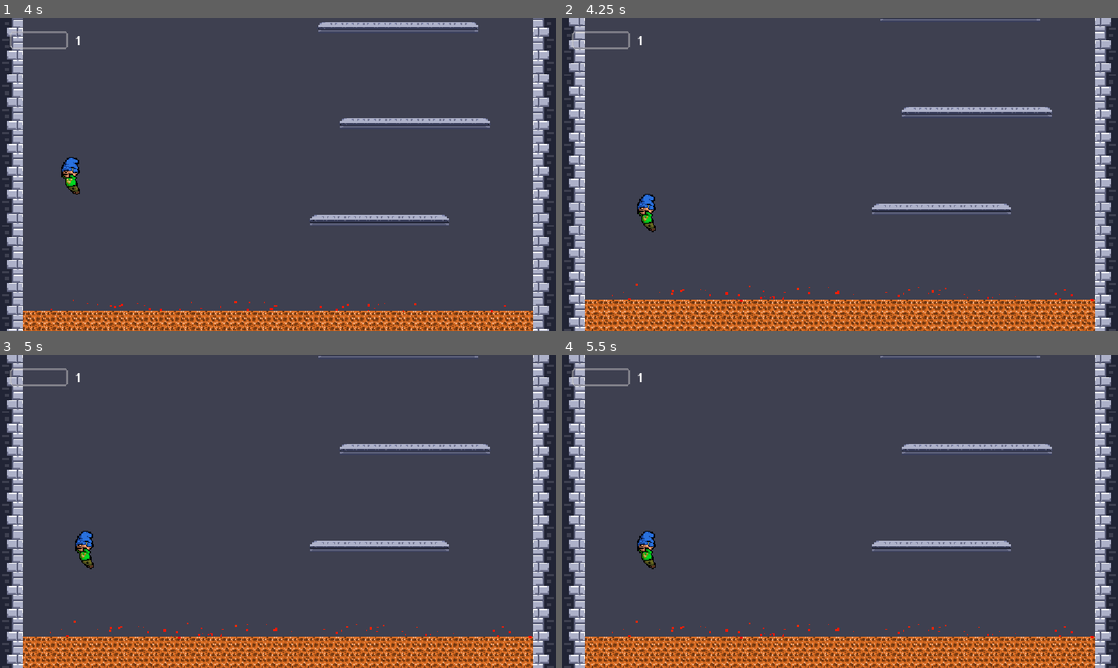
Above: before the commit, frames 1-4 (two rows, left to right).
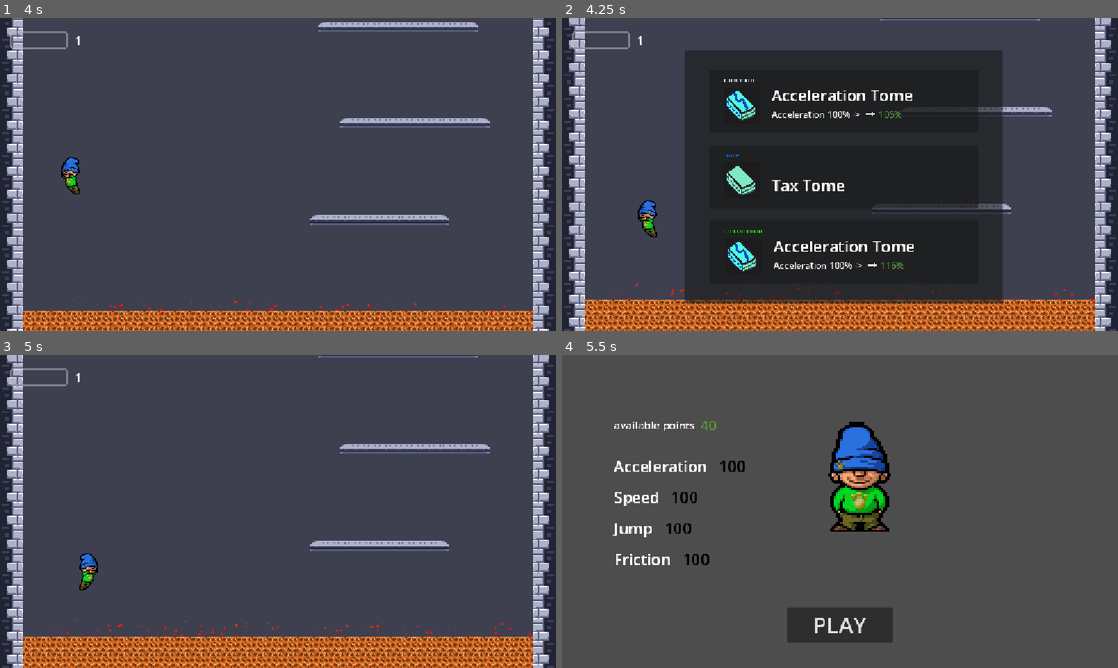
Above: after the commit, the same moments.

Repository: DoktorZnak/ice-tower-dz
Game: Godot game, scene res://scenes/main/main.tscn
The game is run twice, just before and just after one commit, with the same random seed, the same clock (stepped at 60 frames per second) and the same inputs.
Inputs:
- Up to frame 1 (4 s): hold D (right) 0.53-2.03 s; tap Space (jump) at 0.6, 0.77, 1.07, 1.35, 1.52, 1.82, 2.1, 2.85, 3.02, 3.32, 3.6, 3.77 s; hold A (left) from 2.03 s (still down)
- Up to frame 2 (4.25 s): keep holding A (left); tap Space (jump) at 4.07 s; tap P (pause) at 4.15 s
- Up to frame 3 (5 s): release A (left) at 4.28 s; hold D (right) from 4.28 s (still down); tap Space (jump) at 4.35, 4.52, 4.82 s; tap Escape (unpause, bound only after the commit) at 4.9 s
- Up to frame 4 (5.5 s): keep holding D (right); tap Space (jump) at 5.1 s

Frame 1 is identical in both runs. In frame 2, 46% of the frame differs, in the area x 13-80%, y 10-92%; in frame 3, 0.6%; in frame 4, 25%.

Commit message:
pause and unpause

Diff:
--- a/project.godot
+++ b/project.godot
@@ -66,6 +66,11 @@
 "events": [Object(InputEventKey,"resource_local_to_scene":false,"resource_name":"","device":-1,"window_id":0,"alt_press …(192 unchanged characters)…
 ]
 }
+unpause={
+"deadzone": 0.2,
+"events": [Object(InputEventKey,"resource_local_to_scene":false,"resource_name":"","device":-1,"window_id":0,"alt_pressed":false,"shift_pressed":false,"ctrl_pressed":false,"meta_pressed":false,"pressed":false,"keycode":0,"physical_keycode":4194305,"key_label":0,"unicode":0,"location":0,"echo":false,"script":null)
+]
+}
 
 [layer_names]
 
--- a/scenes/_partials/upgrade_cards/upgrade_card/upgrade_card.gd
+++ b/scenes/_partials/upgrade_cards/upgrade_card/upgrade_card.gd
@@ -21,7 +21,7 @@
 	if tome_type == 'tax':
 		%TomeNameLabel.set('text', "Tax Tome")
 		%StatsContainer.set('visible', false)
-		return # Exit early
+		return
 
 	var player_stat = GameManager.players_stats[tome_type]
 	var current_value = player_stat.value
@@ -39,5 +39,5 @@
 	return 0
 
 
-func _ready() -> void:
+func setup(): # needs to be executed from parent node
 	setup_tome_ui()
--- a/scenes/_partials/upgrade_cards/upgrade_card/upgrade_card.tscn
+++ b/scenes/_partials/upgrade_cards/upgrade_card/upgrade_card.tscn
@@ -1,6 +1,6 @@
 [gd_scene format=3 uid="uid://5pi2nt3aspsm"]
 
-[ext_resource type="Texture2D" uid="uid://bhr30wjaew4dp" path="res://assets/tomes/accelerate-tome.png" id="1_f36hs"]
+[ext_resource type="Texture2D" uid="uid://bhr30wjaew4dp" path="res://assets/tomes/acc-tome.png" id="1_f36hs"]
 [ext_resource type="Script" uid="uid://bg5adbfoy0tve" path="res://scenes/_partials/upgrade_cards/upgrade_card/upgrade_card.gd" id="1_qy4wi"]
 [ext_resource type="Texture2D" uid="uid://nnlty000hfev" path="res://assets/arrow-right.png" id="2_f2t78"]
 
@@ -13,10 +13,10 @@
 script = ExtResource("1_qy4wi")
 
 [node name="MarginContainer" type="MarginContainer" parent="." unique_id=1386269740]
-custom_minimum_size = Vector2(450, 0)
+custom_minimum_size = Vector2(550, 0)
 layout_mode = 2
 theme_override_constants/margin_left = 30
-theme_override_constants/margin_top = 5
+theme_override_constants/margin_top = 10
 theme_override_constants/margin_right = 30
 theme_override_constants/margin_bottom = 20
 
@@ -31,13 +31,19 @@
 [node name="RarityLabel" type="Label" parent="MarginContainer/HBoxContainer/VBoxContainer" unique_id=1890262351]
 unique_name_in_owner = true
 layout_mode = 2
+theme_override_font_sizes/font_size = 14
 text = "Common"
 
 [node name="PanelContainer" type="PanelContainer" parent="MarginContainer/HBoxContainer/VBoxContainer" unique_id=1222881874]
+custom_minimum_size = Vector2(75, 0)
 layout_mode = 2
+size_flags_horizontal = 4
+size_flags_vertical = 4
 
 [node name="MarginContainer" type="MarginContainer" parent="MarginContainer/HBoxContainer/VBoxContainer/PanelContainer" unique_id=1453196494]
 layout_mode = 2
+size_flags_horizontal = 4
+size_flags_vertical = 4
 theme_override_constants/margin_left = 5
 theme_override_constants/margin_top = 5
 theme_override_constants/margin_right = 5
@@ -51,7 +57,7 @@
 [node name="MarginContainer" type="MarginContainer" parent="MarginContainer/HBoxContainer" unique_id=1363142060]
 layout_mode = 2
 size_flags_vertical = 8
-theme_override_constants/margin_bottom = 10
+theme_override_constants/margin_bottom = 5
 
 [node name="VBoxContainer" type="VBoxContainer" parent="MarginContainer/HBoxContainer/MarginContainer" unique_id=844253238]
 layout_mode = 2
@@ -59,7 +65,7 @@
 [node name="TomeNameLabel" type="Label" parent="MarginContainer/HBoxContainer/MarginContainer/VBoxContainer" unique_id=921523065]
 unique_name_in_owner = true
 layout_mode = 2
-theme_override_font_sizes/font_size = 24
+theme_override_font_sizes/font_size = 32
 text = "Acceleration Tome"
 
 [node name="StatsContainer" type="HBoxContainer" parent="MarginContainer/HBoxContainer/MarginContainer/VBoxContainer" unique_id=1608815088]
--- a/scenes/_partials/upgrade_cards/upgrade_card_old/upgrade_card.gd
+++ /dev/null
@@ -1,56 +0,0 @@
-extends Control
-
-@export_enum("tax","acc","maxspeed","jump","friction") var tome_type = 'tax'
-@export_enum("common", "uncommon", "rare") var tome_rarity: String = "common"
-
-# Unused local players_stats dictionary was removed to save memory
-
-var rarity_color = {
-	'common': '#FFFFFF',
-	'uncommon': '#1EFF00',
-	'rare': '#0070DD'
-}
-
-var new_value = 0
-
-# Visual Anchors: Fetching nodes once at the start is faster and safer
-@onready var rarity_label = %RarityLabel
-@onready var texture_rect = %TextureRect
-@onready var tome_name_label = %TomeNameLabel
-@onready var stats_hbox = %HBoxContainer
-@onready var current_state_label = %CurrentStateLabel
-@onready var new_state_label = %NewStateLabel
-
-func _ready() -> void:
-	setup_tome_ui()
-
-func setup_tome_ui() -> void:
-	# 1. Update Rarity UI
-	rarity_label.set("theme_override_colors/font_color", rarity_color[tome_rarity])
-	rarity_label.set("text", tome_rarity.to_pascal_case())
-
-	# 2. Update Texture
-	var texture_path = "res://assets/tomes/" + tome_type + "-tome.png"
-	texture_rect.set('texture', load(texture_path))
-
-	# 3. Handle 'Tax' Type
-	if tome_type == 'tax':
-		tome_name_label.set('text', "Tax Tome")
-		stats_hbox.set('visible', false)
-		return # Exit early so we don't need a massive 'else' block
-
-	# 4. Handle Stat Types
-	var player_stat = GameManager.players_stats[tome_type]
-	var current_value = player_stat.value
-	new_value = current_value + get_random_bonus_by_rarity()
-
-	tome_name_label.set('text', player_stat.label + " Tome")
-	current_state_label.set('text', player_stat.label + " " + str(current_value) + "% -> ")
-	new_state_label.set('text', str(new_value) + "%")
-
-func get_random_bonus_by_rarity() -> int:
-	match tome_rarity:
-		"common":   return randi_range(5, 15)
-		"uncommon": return randi_range(16, 30)
-		"rare":     return randi_range(31, 50)
-	return 0
--- a/scenes/_partials/upgrade_cards/upgrade_card_old/upgrade_card.tscn
+++ /dev/null
@@ -1,89 +0,0 @@
-[gd_scene format=3 uid="uid://c2c136gki0cf8"]
-
-[ext_resource type="Script" uid="uid://bvdrdfonjm61m" path="res://scenes/_partials/upgrade_cards/upgrade_card_old/upgrade_card.gd" id="1_5yaxb"]
-[ext_resource type="Texture2D" uid="uid://bhr30wjaew4dp" path="res://assets/tomes/accelerate-tome.png" id="2_kl26k"]
-[ext_resource type="Texture2D" uid="uid://nnlty000hfev" path="res://assets/arrow-right.png" id="3_bhc8t"]
-
-[sub_resource type="Theme" id="Theme_qy4wi"]
-
-[sub_resource type="Theme" id="Theme_ldha8"]
-
-[sub_resource type="Theme" id="Theme_soj8l"]
-
-[node name="UpgradeCard" type="Control" unique_id=75190192]
-layout_mode = 3
-anchors_preset = 15
-anchor_right = 1.0
-anchor_bottom = 1.0
-offset_left = -13.0
-offset_top = -8.0
-offset_right = -13.0
-offset_bottom = -8.0
-grow_horizontal = 2
-grow_vertical = 2
-size_flags_horizontal = 4
-script = ExtResource("1_5yaxb")
-
-[node name="PanelContainer" type="PanelContainer" parent="." unique_id=1870973097]
-layout_mode = 1
-offset_left = -211.0
-offset_top = -73.0
-offset_right = 201.0
-offset_bottom = 53.0
-
-[node name="RarityLabel" type="Label" parent="." unique_id=1248897447]
-layout_mode = 0
-offset_left = -191.0
-offset_top = -70.0
-offset_right = -120.0
-offset_bottom = -47.0
-text = "Common"
-
-[node name="PanelContainer2" type="PanelContainer" parent="." unique_id=863901321]
-layout_mode = 0
-offset_left = -193.0
-offset_top = -41.0
-offset_right = -111.0
-offset_bottom = 41.0
-
-[node name="TomeSprite" type="Sprite2D" parent="PanelContainer2" unique_id=801709763]
-position = Vector2(43, 41)
-texture = ExtResource("2_kl26k")
-
-[node name="HBoxContainer" type="HBoxContainer" parent="." unique_id=1383892083]
-layout_mode = 0
-offset_left = -90.0
-offset_right = 116.0
-offset_bottom = 37.0
-
-[node name="StateLabel" type="Label" parent="HBoxContainer" unique_id=1851001427]
-layout_mode = 2
-theme = SubResource("Theme_qy4wi")
-theme_type_variation = &"HeaderSmall"
-theme_override_font_sizes/font_size = 18
-text = "Acceleration: 84%"
-
-[node name="TextureRect" type="TextureRect" parent="HBoxContainer" unique_id=1185179243]
-custom_minimum_size = Vector2(25, 10)
-layout_mode = 2
-texture = ExtResource("3_bhc8t")
-expand_mode = 1
-stretch_mode = 5
-
-[node name="NewValueLabel" type="Label" parent="HBoxContainer" unique_id=198874941]
-layout_mode = 2
-theme = SubResource("Theme_ldha8")
-theme_type_variation = &"greenLabel"
-theme_override_font_sizes/font_size = 18
-text = "92%"
-
-[node name="Title" type="Label" parent="." unique_id=1071779238]
-layout_mode = 0
-offset_left = -89.0
-offset_top = -29.0
-offset_right = 55.0
-offset_bottom = -6.0
-theme = SubResource("Theme_soj8l")
-theme_type_variation = &"HeaderSmall"
-theme_override_font_sizes/font_size = 24
-text = "Acceleration Tome"
--- /dev/null
+++ b/scenes/_partials/upgrade_cards/upgrade_cards.gd
@@ -0,0 +1,29 @@
+extends CanvasLayer
+
+var types: Array[String] = ["tax", "acc", "maxspeed", "jump", "friction"]
+var rarities: Array[String] = ["common", "uncommon", "rare"]
+
+@onready var cards: Array[Control] = [
+	$PanelContainer3/MarginContainer/VBoxContainer/UpgradeCard1,
+	$PanelContainer3/MarginContainer/VBoxContainer/UpgradeCard2,
+	$PanelContainer3/MarginContainer/VBoxContainer/UpgradeCard3
+]
+
+
+func open_upgrade_menu():
+	for card in cards:
+		card.tome_type = types.pick_random()
+		card.tome_rarity = rarities.pick_random()
+		card.setup()
+
+	show()
+
+	get_tree().paused = true
+
+func _ready():
+	randomize()
+
+func _process(_delta):
+	if Input.is_action_just_pressed('unpause'):
+		hide()
+		get_tree().paused = false
--- a/scenes/_partials/upgrade_cards/upgrade_cards.tscn
+++ b/scenes/_partials/upgrade_cards/upgrade_cards.tscn
@@ -1,26 +1,45 @@
 [gd_scene format=3 uid="uid://l4aaxyybpdha"]
 
-[ext_resource type="PackedScene" uid="uid://f114td5yw6vy" path="res://scenes/_partials/upgrade_cards/upgrade_card/upgrade_card.tscn" id="1_ho634"]
+[ext_resource type="Script" uid="uid://bs5qgl1ddu2cb" path="res://scenes/_partials/upgrade_cards/upgrade_cards.gd" id="1_54ljb"]
+[ext_resource type="PackedScene" uid="uid://5pi2nt3aspsm" path="res://scenes/_partials/upgrade_cards/upgrade_card/upgrade_card.tscn" id="1_ho634"]
 
-[node name="UpgradeCards" type="Control" unique_id=573378820]
-layout_mode = 3
-anchors_preset = 15
-anchor_right = 1.0
-anchor_bottom = 1.0
+[node name="UpgradeCards" type="CanvasLayer" unique_id=202073829]
+process_mode = 2
+scale = Vector2(1.0133108, 1.012641)
+transform = Transform2D(1.0133108, 0, 0, 1.012641, 0, 0)
+script = ExtResource("1_54ljb")
+
+[node name="PanelContainer3" type="PanelContainer" parent="." unique_id=1037430126]
+anchors_preset = 8
+anchor_left = 0.5
+anchor_top = 0.5
+anchor_right = 0.5
+anchor_bottom = 0.5
+offset_left = -225.0
+offset_top = -194.5
+offset_right = 225.0
+offset_bottom = 194.5
 grow_horizontal = 2
 grow_vertical = 2
-scale = Vector2(1.0133108, 1.012641)
 
-[node name="PanelContainer3" type="PanelContainer" parent="." unique_id=1037430126]
-layout_mode = 0
-offset_right = 77.0
-offset_bottom = 648.0
+[node name="MarginContainer" type="MarginContainer" parent="PanelContainer3" unique_id=2016686291]
+layout_mode = 2
+theme_override_constants/margin_left = 50
+theme_override_constants/margin_top = 40
+theme_override_constants/margin_right = 50
+theme_override_constants/margin_bottom = 40
 
-[node name="VBoxContainer" type="VBoxContainer" parent="PanelContainer3" unique_id=1481810075]
+[node name="VBoxContainer" type="VBoxContainer" parent="PanelContainer3/MarginContainer" unique_id=1481810075]
+layout_mode = 2
+size_flags_horizontal = 4
+size_flags_vertical = 4
+theme_override_constants/separation = 25
+
+[node name="UpgradeCard1" parent="PanelContainer3/MarginContainer/VBoxContainer" unique_id=2100432309 instance=ExtResource("1_ho634")]
 layout_mode = 2
 
-[node name="UpgradeCard2" parent="PanelContainer3/VBoxContainer" unique_id=1674194073 instance=ExtResource("1_ho634")]
+[node name="UpgradeCard2" parent="PanelContainer3/MarginContainer/VBoxContainer" unique_id=659414525 instance=ExtResource("1_ho634")]
 layout_mode = 2
 
-[node name="UpgradeCard3" parent="PanelContainer3/VBoxContainer" unique_id=1625750796 instance=ExtResource("1_ho634")]
+[node name="UpgradeCard3" parent="PanelContainer3/MarginContainer/VBoxContainer" unique_id=2033283709 instance=ExtResource("1_ho634")]
 layout_mode = 2
--- a/scenes/main/main.gd
+++ b/scenes/main/main.gd
@@ -6,7 +6,7 @@
 func _ready():
 	randomize()
 
-func _physics_process(_delta):
+func _process(_delta): # it doesnt need to be a physic process
 	if is_game_over:
 		return
 
@@ -14,7 +14,7 @@
 		get_tree().reload_current_scene()
 
 	if Input.is_action_just_pressed('pause'):
-		get_tree().paused = true
+		$UpgradeCards.open_upgrade_menu()
 
 func trigger_game_over():
 	is_game_over = true
--- a/scenes/main/main.tscn
+++ b/scenes/main/main.tscn
@@ -7,6 +7,7 @@
 [ext_resource type="PackedScene" uid="uid://cmcle5yjr66jl" path="res://scenes/_partials/walls/walls.tscn" id="6_ow5a4"]
 [ext_resource type="Texture2D" uid="uid://t2jtcuc2b7fn" path="res://assets/Sprite-BG.png" id="6_yyfjg"]
 [ext_resource type="PackedScene" uid="uid://2lrargi40a7l" path="res://scenes/_partials/death_area/death_area.tscn" id="7_yyfjg"]
+[ext_resource type="PackedScene" uid="uid://l4aaxyybpdha" path="res://scenes/_partials/upgrade_cards/upgrade_cards.tscn" id="8_yyfjg"]
 
 [sub_resource type="TileSetAtlasSource" id="TileSetAtlasSource_a8run"]
 texture = ExtResource("6_yyfjg")
@@ -49,3 +50,6 @@
 
 [node name="Player" parent="." unique_id=1051229409 instance=ExtResource("2_iuonh")]
 position = Vector2(-70, -50)
+
+[node name="UpgradeCards" parent="." unique_id=202073829 instance=ExtResource("8_yyfjg")]
+visible = false
Renamed: assets/tomes/accelerate-tome.png -> assets/tomes/acc-tome.png
Not shown, changed: assets/tomes/acc-tome.png.import
Not shown, removed: scenes/_partials/upgrade_cards/upgrade_card_old/upgrade_card.gd.uid
Not shown, added: scenes/_partials/upgrade_cards/upgrade_cards.gd.uid
